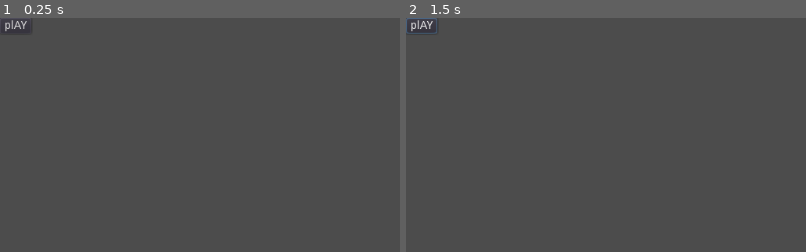
Above: before the commit, frames 1-2 (left to right).
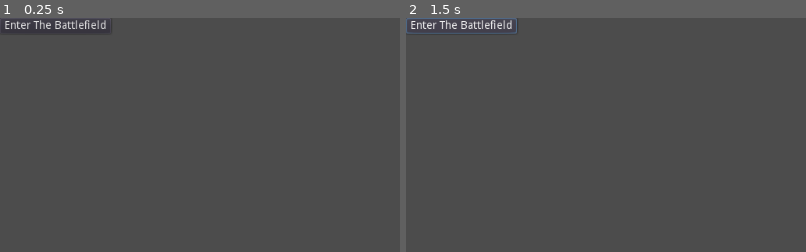
Above: after the commit, the same moments.

Repository: Sebalicious16/SniperForceOmega
Game: Godot game, scene res://Main Menu.tscn
Same seed, same stepped clock (60 frames per second), same inputs: the game is played once before the commit and once after it. The project has no main scene, so this scene is started directly.
Inputs (mouse positions are % of the whole screen's width and height, from its top left):
- Up to frame 1 (0.25 s): no input
- Up to frame 2 (1.5 s): click (2, 2) at 0.5 s, where only the run before the commit has a clickable "plAY"; click (7, 2) at 1.25 s, where only the run after the commit has a clickable "Enter The Battlefield"
The pictures show only the part of the screen within x 0-50%, y 0-50%; the shares and areas given below are measured in that part.

The runs differ from the first frame. In frame 1, 0.4% of the frame differs, in the area x 1-27%, y 0-6%; in frame 2, 0.7%, in the area x 0-28%, y 0-7%.

Commit message:
Menu Button version 3.4

Diff:
--- a/Main Menu.tscn
+++ b/Main Menu.tscn
@@ -4,10 +4,10 @@
 
 [node name="Main Menu" type="Node2D"]
 
-[node name="Enter the battlefield " type="Button" parent="."]
+[node name="Play" type="Button" parent="."]
 margin_right = 12.0
 margin_bottom = 20.0
-text = "plAY"
+text = "Enter The Battlefield"
 script = ExtResource( 1 )
 
-[connection signal="pressed" from="Enter the battlefield " to="Enter the battlefield " method="_on_Enter_the_battlefield__pressed"]
+[connection signal="pressed" from="Play" to="Play" method="_on_Play_pressed"]
--- a/SceneChange.gd
+++ b/SceneChange.gd
@@ -18,3 +18,7 @@
 
 func _on_Enter_the_battlefield__pressed():
 	pass # Replace with function body.
+
+
+func _on_Play_pressed():
+	pass # Replace with function body.
Not shown, changed: icon.png.import
